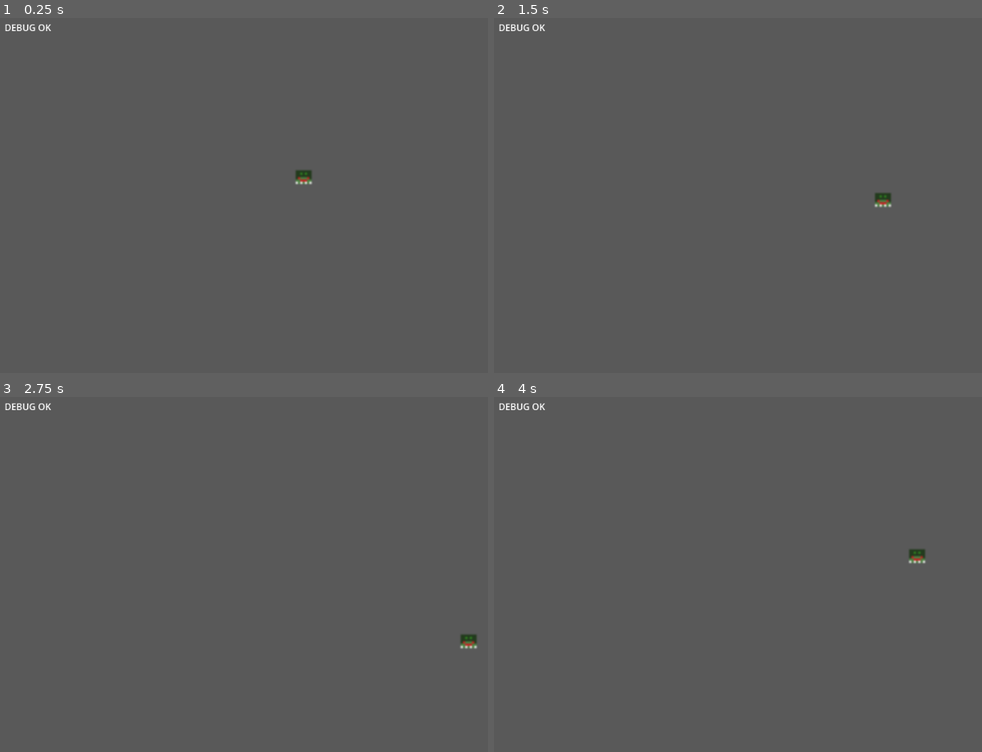
Above: before the commit, frames 1-4 (two rows, left to right).
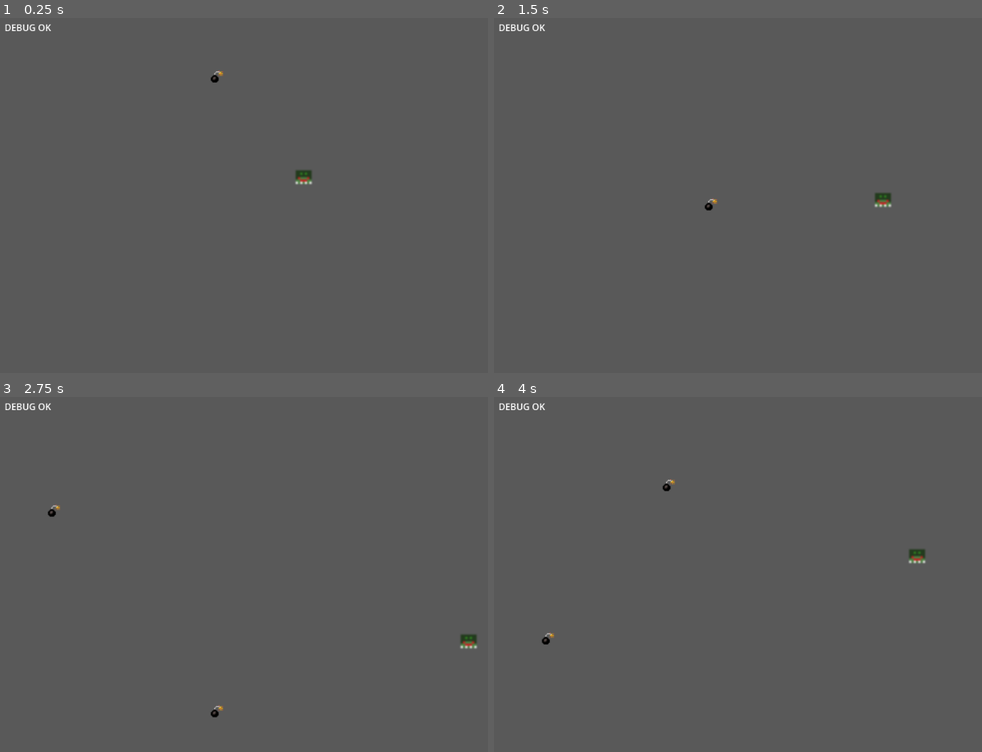
Above: after the commit, the same moments.

Repository: Kidonama/Dodger-v0.1
Game: Godot game, scene res://Scenes/main.tscn
Two runs of this game, one before a commit and one after it. Both use one fixed random seed, a clock stepped at 60 frames per second and the inputs below. Before the commit the project starts from res://main.tscn.
Inputs:
- Up to frame 1 (0.25 s): no input
- Up to frame 2 (1.5 s): tap Enter at 0.5 s; hold Right (ui_right) 0.53-1.28 s; hold Down (ui_down) from 1.28 s (still down)
- Up to frame 3 (2.75 s): release Down (ui_down) at 2.03 s; hold Right (ui_right) from 2.03 s (still down)
- Up to frame 4 (4 s): release Right (ui_right) at 2.78 s; hold Up (ui_up) 2.78-3.53 s; hold Left (ui_left) from 3.53 s (still down)

The runs differ from the first frame. In frame 1, less than 0.1% of the frame differs, in the area x 43-46%, y 14-19%; in frame 2, less than 0.1%; in frame 3, less than 0.1%, in the area x 9-46%, y 30-91%; in frame 4, less than 0.1%.

Commit message:
feat: hazard system with spawner and explosion
- Added hazard.tscn (Area2D) with bomb sprite, collision, and fall logic.
- Added explosion.tscn (Node2D) with auto-despawn timer.
- Implemented hazard.gd to spawn explosions on despawn or collision.
- Created hazard_spawner.tscn with Timer + random X spawn logic.
- Integrated hazards into Main, confirmed collisions with Player.
- Adjusted Player collision shape for accurate detection.
- Verified hazards despawn cleanly and explosions self-delete.

Diff:
--- /dev/null
+++ b/Scenes/hazard_spawner.gd
@@ -0,0 +1,15 @@
+extends Node2D
+@export var hazard_scene: PackedScene
+@onready var left := $LeftSpawner
+@onready var right := $RightSpawner
+
+func _ready() -> void:
+	randomize()  # enable randf_range()
+
+
+func _on_timer_timeout() -> void:
+	var x := randf_range(left.global_position.x, right.global_position.x)
+	var y: float = left.global_position.y
+	var h := hazard_scene.instantiate()
+	get_parent().add_child(h)
+	h.global_position = Vector2(x, y)
--- /dev/null
+++ b/Scenes/hazzard.gd
@@ -0,0 +1,35 @@
+extends Area2D
+
+@export var explosion_scene: PackedScene
+@export var speed: float = 180.0  # try 120–220 later
+@export var margin: int = 32      # extra pixels below screen before despawn
+
+var triggered := false
+
+func spawn_explosion() -> void:
+	var explosion = explosion_scene.instantiate()
+	get_parent().add_child(explosion)
+	explosion.global_position = global_position
+
+# If we’ve fallen below the viewport, delete the hazard
+func _process(delta: float) -> void:
+	position.y += speed * delta
+
+	var h := get_viewport_rect().size.y
+	if position.y > h + margin:
+		spawn_explosion()
+		queue_free()
+		print("Hazard despawn: spawning explosion")
+
+func _ready() -> void:
+	print("hazard ready:", get_path())
+
+
+
+
+func _on_body_entered(body: Node2D) -> void:
+	if triggered:
+		return
+	triggered = true
+	spawn_explosion()
+	queue_free()
--- /dev/null
+++ b/Scenes/hazzard.tscn
@@ -0,0 +1,24 @@
+[gd_scene load_steps=5 format=3 uid="uid://c3hqd31xvie3d"]
+
+[ext_resource type="Script" uid="uid://cx056uu2d5e0u" path="res://Scenes/hazzard.gd" id="1_pk26u"]
+[ext_resource type="PackedScene" uid="uid://vt4lf7o08mcc" path="res://explosion.tscn" id="2_kmc7p"]
+[ext_resource type="Texture2D" uid="uid://d3plaffsqm5tk" path="res://assets/images/Bomb.png" id="2_o1r85"]
+
+[sub_resource type="CircleShape2D" id="CircleShape2D_kmc7p"]
+radius = 12.0
+
+[node name="Hazard" type="Area2D"]
+scale = Vector2(1.5, 1.5)
+collision_layer = 4
+script = ExtResource("1_pk26u")
+explosion_scene = ExtResource("2_kmc7p")
+
+[node name="Bomb" type="Sprite2D" parent="."]
+texture = ExtResource("2_o1r85")
+
+[node name="CollisionShape2D" type="CollisionShape2D" parent="."]
+shape = SubResource("CircleShape2D_kmc7p")
+
+[node name="Explosion" type="Sprite2D" parent="."]
+
+[connection signal="body_entered" from="." to="." method="_on_body_entered"]
--- a/main.tscn
+++ b/Scenes/main.tscn
@@ -1,7 +1,9 @@
-[gd_scene load_steps=7 format=3 uid="uid://bnagkyfue6hh1"]
+[gd_scene load_steps=9 format=3 uid="uid://bnagkyfue6hh1"]
 
-[ext_resource type="Script" uid="uid://j00iyaa7y434" path="res://scripts/player.gd" id="1_0xm2m"]
-[ext_resource type="Texture2D" uid="uid://6f80b7i25pgu" path="res://assets/New Piskel-1.png.png" id="2_h2yge"]
+[ext_resource type="Script" uid="uid://j00iyaa7y434" path="res://scripts/player.gd" id="1_bo1nx"]
+[ext_resource type="Texture2D" uid="uid://6f80b7i25pgu" path="res://assets/New Piskel-1.png.png" id="2_8gbba"]
+[ext_resource type="PackedScene" uid="uid://c3hqd31xvie3d" path="res://Scenes/hazzard.tscn" id="3_8gbba"]
+[ext_resource type="Script" uid="uid://bm4l2gitd50he" path="res://Scenes/hazard_spawner.gd" id="4_jjvhh"]
 
 [sub_resource type="RectangleShape2D" id="RectangleShape2D_h2yge"]
 size = Vector2(32, 700)
@@ -13,6 +15,7 @@
 size = Vector2(1500, 32)
 
 [sub_resource type="RectangleShape2D" id="RectangleShape2D_0xm2m"]
+size = Vector2(22, 21)
 
 [node name="Main" type="Node2D"]
 
@@ -48,6 +51,10 @@
 
 [node name="UI" type="CanvasLayer" parent="."]
 
+[node name="Hazard" parent="UI" instance=ExtResource("3_8gbba")]
+z_index = 1
+position = Vector2(400, 80)
+
 [node name="Control" type="Control" parent="UI"]
 layout_mode = 3
 anchors_preset = 15
@@ -81,11 +88,28 @@
 [node name="Player" type="CharacterBody2D" parent="UI"]
 position = Vector2(576, 324)
 collision_mask = 2
-script = ExtResource("1_0xm2m")
+script = ExtResource("1_bo1nx")
 
 [node name="Sprite2D" type="Sprite2D" parent="UI/Player"]
 scale = Vector2(4, 4)
-texture = ExtResource("2_h2yge")
+texture = ExtResource("2_8gbba")
 
 [node name="CollisionShape2D" type="CollisionShape2D" parent="UI/Player"]
+position = Vector2(-22, -27)
 shape = SubResource("RectangleShape2D_0xm2m")
+
+[node name="HazardSpawner" type="Node2D" parent="UI"]
+script = ExtResource("4_jjvhh")
+hazard_scene = ExtResource("3_8gbba")
+
+[node name="LeftSpawner" type="Marker2D" parent="UI/HazardSpawner"]
+position = Vector2(50, 0)
+
+[node name="RightSpawner" type="Marker2D" parent="UI/HazardSpawner"]
+position = Vector2(750, 0)
+
+[node name="Timer" type="Timer" parent="UI/HazardSpawner"]
+wait_time = 1.5
+autostart = true
+
+[connection signal="timeout" from="UI/HazardSpawner/Timer" to="UI/HazardSpawner" method="_on_timer_timeout"]
--- /dev/null
+++ b/explosion.gd
@@ -0,0 +1,4 @@
+extends Node2D
+
+func _on_timer_timeout() -> void:
+	queue_free()
--- /dev/null
+++ b/explosion.tscn
@@ -0,0 +1,18 @@
+[gd_scene load_steps=3 format=3 uid="uid://vt4lf7o08mcc"]
+
+[ext_resource type="Script" uid="uid://cdg0m5gpgoxs3" path="res://explosion.gd" id="1_vxas0"]
+[ext_resource type="Texture2D" uid="uid://ct7n5piadh207" path="res://assets/images/explosuion.png" id="2_j4sxf"]
+
+[node name="Explosion" type="Node2D"]
+scale = Vector2(2, 2)
+script = ExtResource("1_vxas0")
+
+[node name="Sprite2D" type="Sprite2D" parent="."]
+texture = ExtResource("2_j4sxf")
+
+[node name="Timer" type="Timer" parent="."]
+wait_time = 0.3
+one_shot = true
+autostart = true
+
+[connection signal="timeout" from="Timer" to="." method="_on_timer_timeout"]
--- a/project.godot
+++ b/project.godot
@@ -54,6 +54,7 @@
 
 2d_physics/layer_1="Player"
 2d_physics/layer_2="World"
+2d_physics/layer_3="Hazard"
 
 [rendering]
 
--- a/scripts/player.gd
+++ b/scripts/player.gd
@@ -3,7 +3,6 @@
 var speed = 200
 func _physics_process(delta):
 	var input_dir = Input.get_vector('ui_left', 'ui_right', 'ui_up', 'ui_down')
-	print(input_dir)
 	var desired_velocity = input_dir * speed
 	velocity=desired_velocity
 	move_and_slide()
Not shown, added: Scenes/hazard_spawner.gd.uid
Not shown, added: Scenes/hazzard.gd.uid
Binary file added: assets/images/Bomb.png
Not shown, added: assets/images/Bomb.png.import
Binary file added: assets/images/explosuion.png
Not shown, added: assets/images/explosuion.png.import
Not shown, added: explosion.gd.uid
